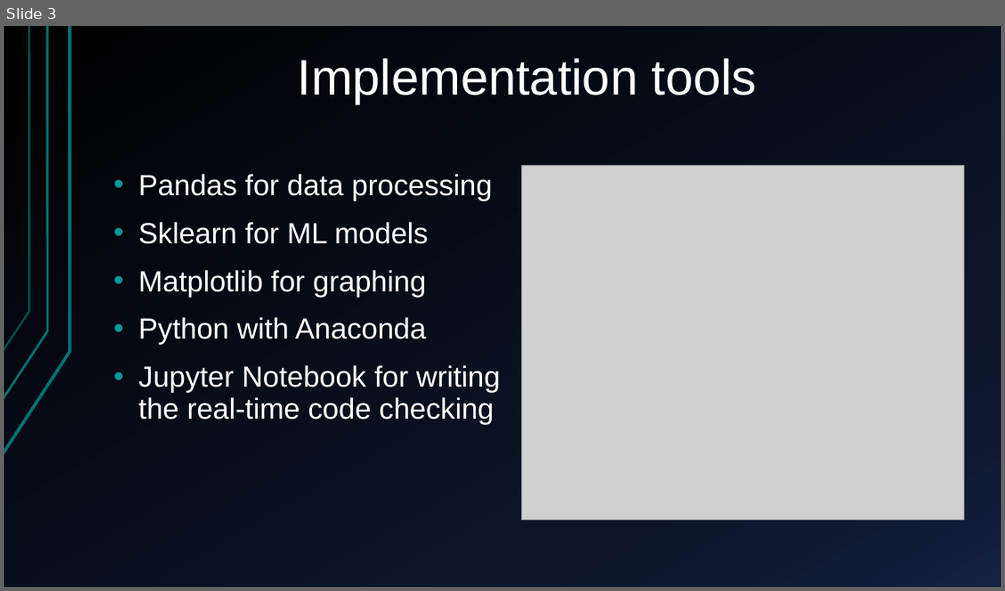
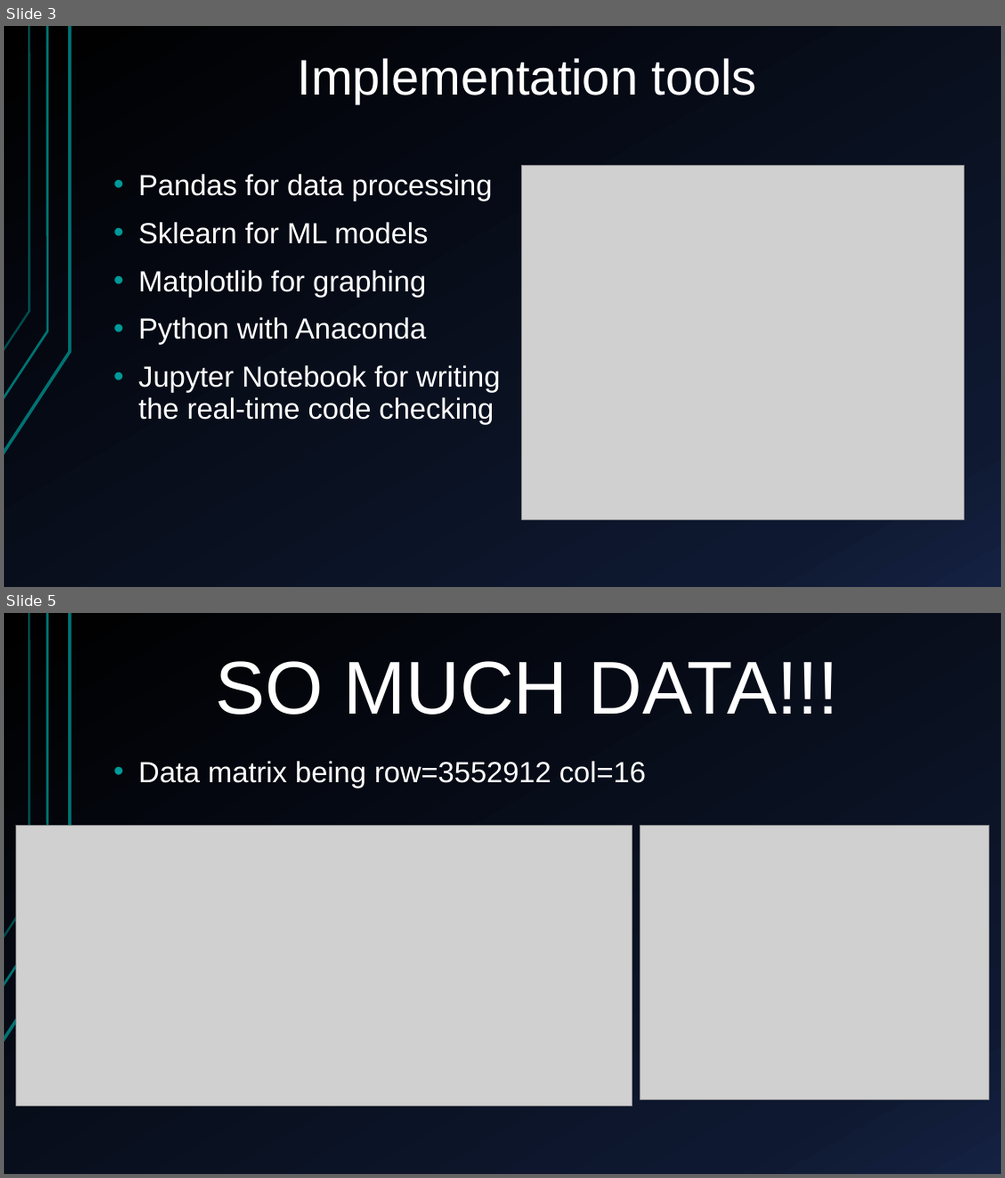
Before and after one commit to Alfons0329/Machine_Learning_Fall_2017, a slide deck: Final_proj/Presentation.pptx. Shown one above the other, each under a label of ours: slide 3 before the commit, slides 3 and 5 after it; the slides between them are not shown. The pictures are 1005x591 and 1005x1178 pixels, drawn with LibreOffice and Linux fonts; fonts in the diff are those of the drawing; grey boxes stand for pictures. Boxes give left, top, right and bottom in pixels: in the first picture for what was removed or moved away, otherwise in the second. Text is boxed around its words. In the diff, an @@ line names an element or a change of style, - is before the commit and + after.

```diff
--- a/Final_proj/Presentation.pptx
+++ b/Final_proj/Presentation.pptx
@@ slide 5 added at [4,613,1001,1174], background gradient #000000 to #0F1931 to #142242; not listed: 3 template elements that a slide beside it also shows @@
@@ title added at [215,661,839,714], 72 pt, text #FFFFFF @@
+SO MUCH DATA!!!
@@ text added at [138,761,646,787], 28 pt, text #FFFFFF @@
+• Data matrix being row=3552912 col=16
@@ picture added at [16,825,631,1105] @@
@@ picture added at [639,825,989,1099] @@
```
Also in this commit, not shown: 10 slides changed, 15 other slides added, 3 slides removed, 5 other files.
